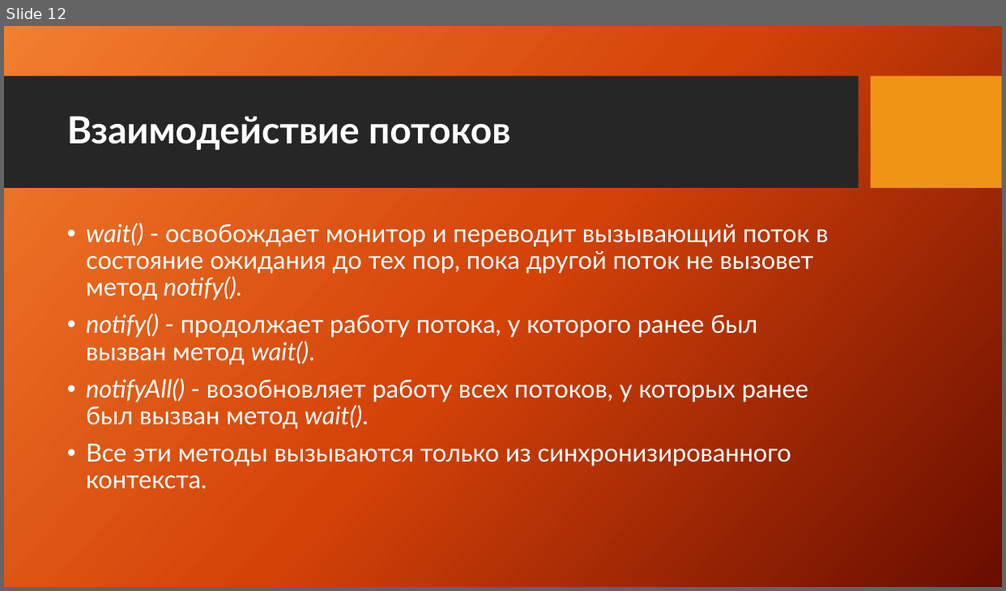
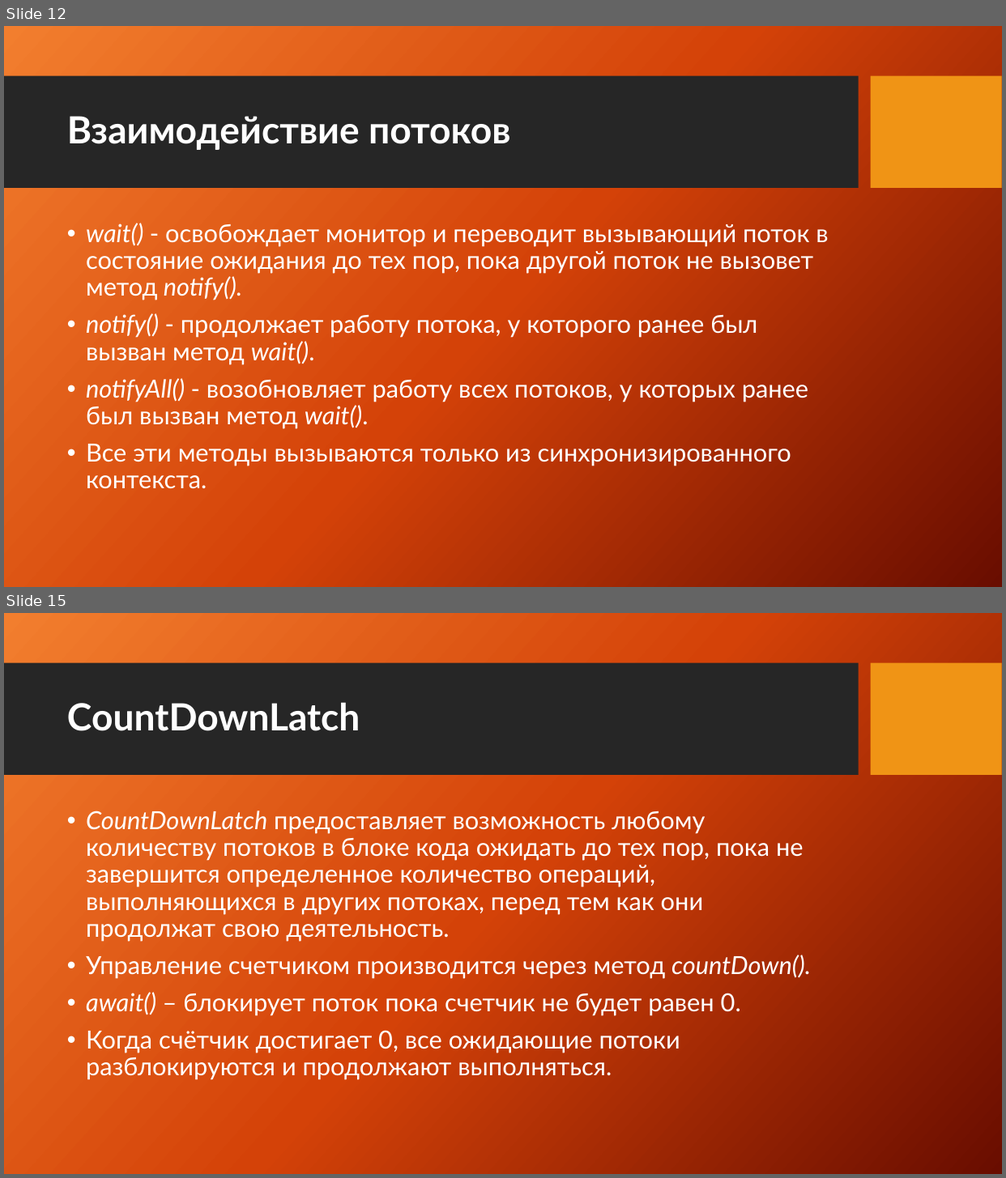
Before and after one commit to XLelarX/Courses, a slide deck: multithreading/presentation.pptx. Shown one above the other, each under a label of ours: slide 12 before the commit, slides 12 and 15 after it; the slides between them are not shown. The pictures are 1006x591 and 1006x1178 pixels, drawn with LibreOffice and Linux fonts; fonts in the diff are those of the drawing; background and template pictures are left out. Boxes give left, top, right and bottom in pixels: in the first picture for what was removed or moved away, otherwise in the second. Text is boxed around its words. In the diff, an @@ line names an element or a change of style, - is before the commit and + after.

```diff
--- a/multithreading/presentation.pptx
+++ b/multithreading/presentation.pptx
@@ slide 15 added at [4,613,1002,1174], background picture (left out); not listed: 2 template elements that a slide beside it also shows @@
@@ title added at [67,702,360,731], 36 pt, text #FFFFFF, bold @@
+CountDownLatch
@@ text added at [86,811,811,1080], 24 pt, text #FFFFFF @@
+• CountDownLatch предоставляет возможность любому количеству потоков в блоке кода ожидать до тех пор, пока не завершится определенное количество операций, выполняющихся в других потоках, перед тем как они продолжат свою деятельность.
+• Управление счетчиком производится через метод countDown().
+• await() – блокирует поток пока счетчик не будет равен 0.
+• Когда счётчик достигает 0, все ожидающие потоки разблокируются и продолжают выполняться.
```
Also in this commit, not shown: 7 other slides added, 4 other files.
